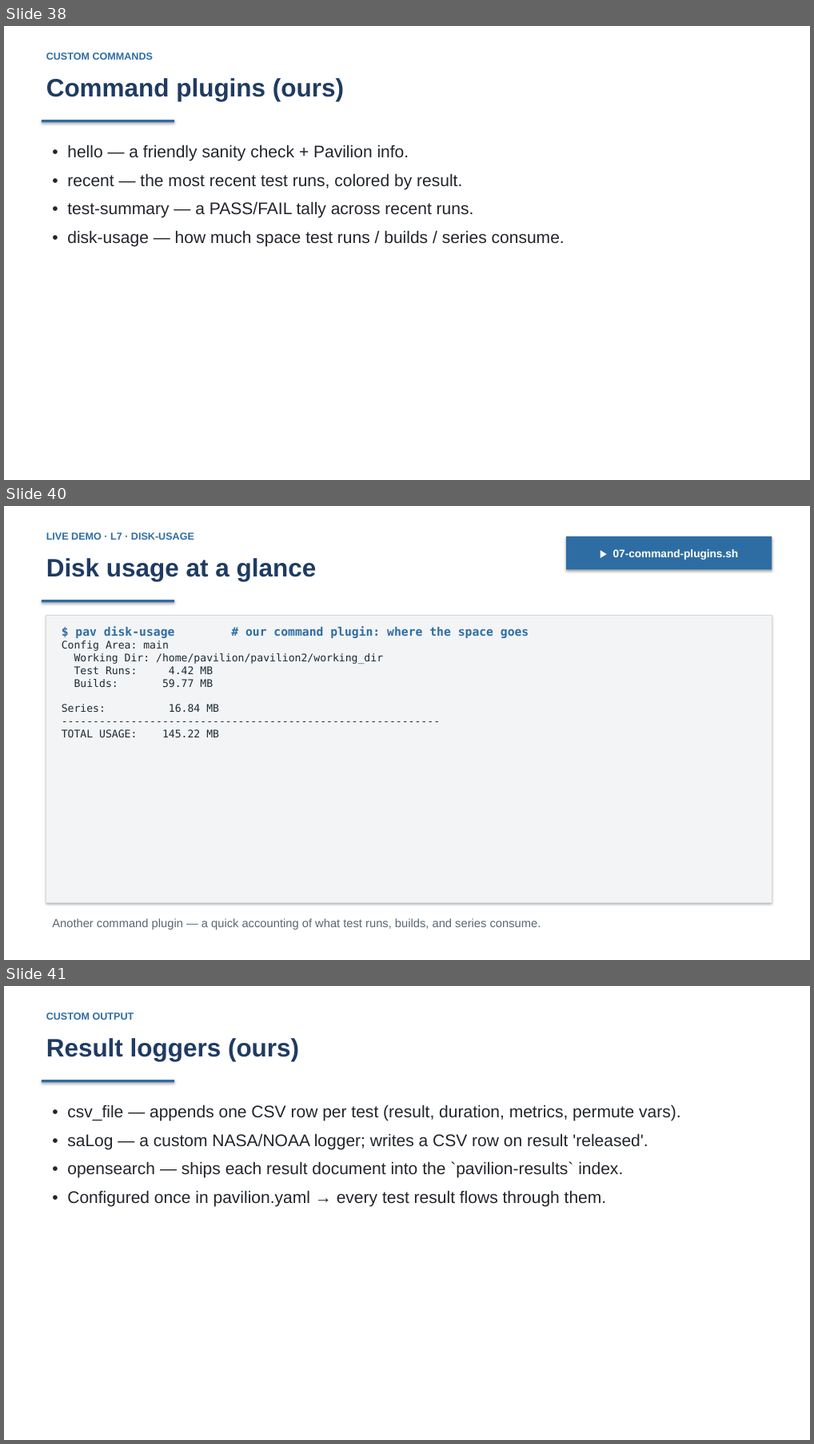
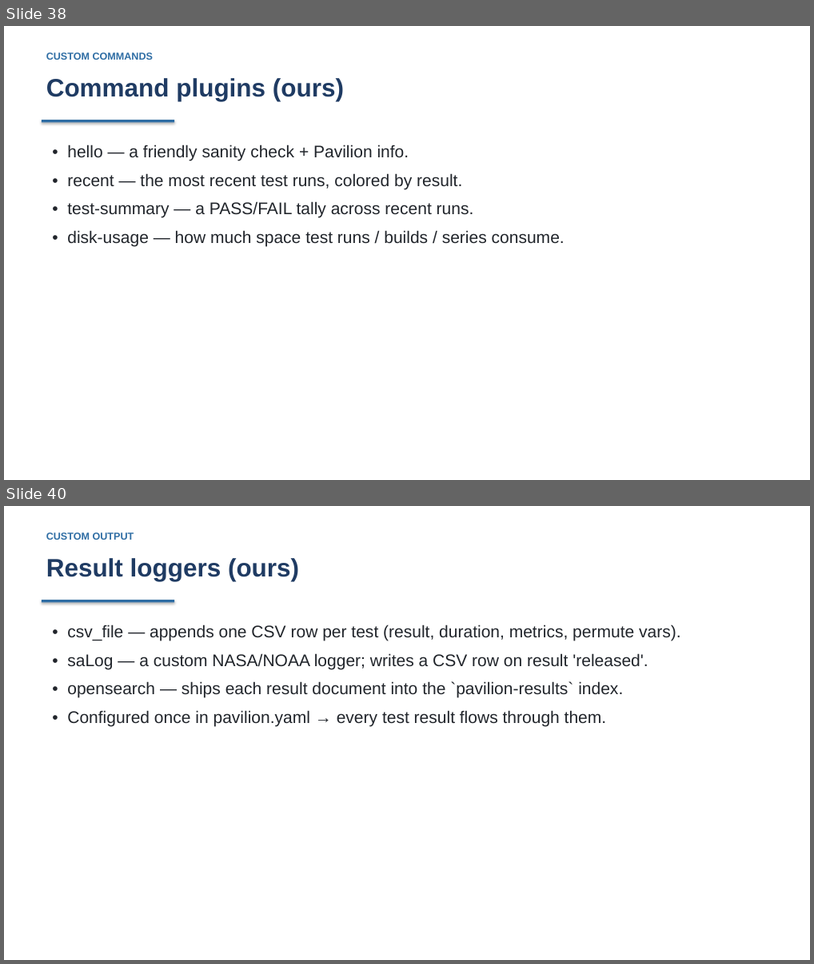
Before and after one commit to curtisecombsjr/pavilion-workshop, a slide deck: pavilion-workshop.pptx. Shown one above the other, each under a label of ours: slides 38, 40 and 41 before the commit, slides 38 and 40 after it; the slides between them are not shown. The pictures are 814x1444 and 814x964 pixels, drawn with LibreOffice and Linux fonts; fonts in the diff are those of the drawing. Boxes give left, top, right and bottom in pixels: in the first picture for what was removed or moved away, otherwise in the second. Text is boxed around its words. In the diff, an @@ line names an element or a change of style, - is before the commit and + after.

```diff
--- a/pavilion-workshop.pptx
+++ b/pavilion-workshop.pptx
@@ slide 40 removed at (4, 506, 810, 960), background #FFFFFF @@
@@ text removed at (46, 532, 194, 540) @@
-LIVE DEMO · L7 · DISK-USAGE
@@ rectangle removed at (566, 536, 772, 569) @@
-▶ 07-command-plugins.sh
@@ text removed at (46, 558, 317, 581) @@
-Disk usage at a glance
@@ rectangle removed at (42, 600, 174, 602) @@
@@ rectangle removed at (46, 615, 772, 902) @@
-$ pav disk-usage # our command plugin: where the space goes
-Config Area: main
-Working Dir: /home/pavilion/pavilion2/working_dir
-Test Runs: 4.42 MB
-Builds: 59.77 MB
-Series: 16.84 MB
-------------------------------------------------------------
-TOTAL USAGE: 145.22 MB
@@ text removed at (52, 918, 542, 929) @@
-Another command plugin — a quick accounting of what test runs, builds, and series consume.
@@ what was slide 41 is now slide 40 @@
```
Also in this commit, not shown: 1 slide changed, 1 other file.
